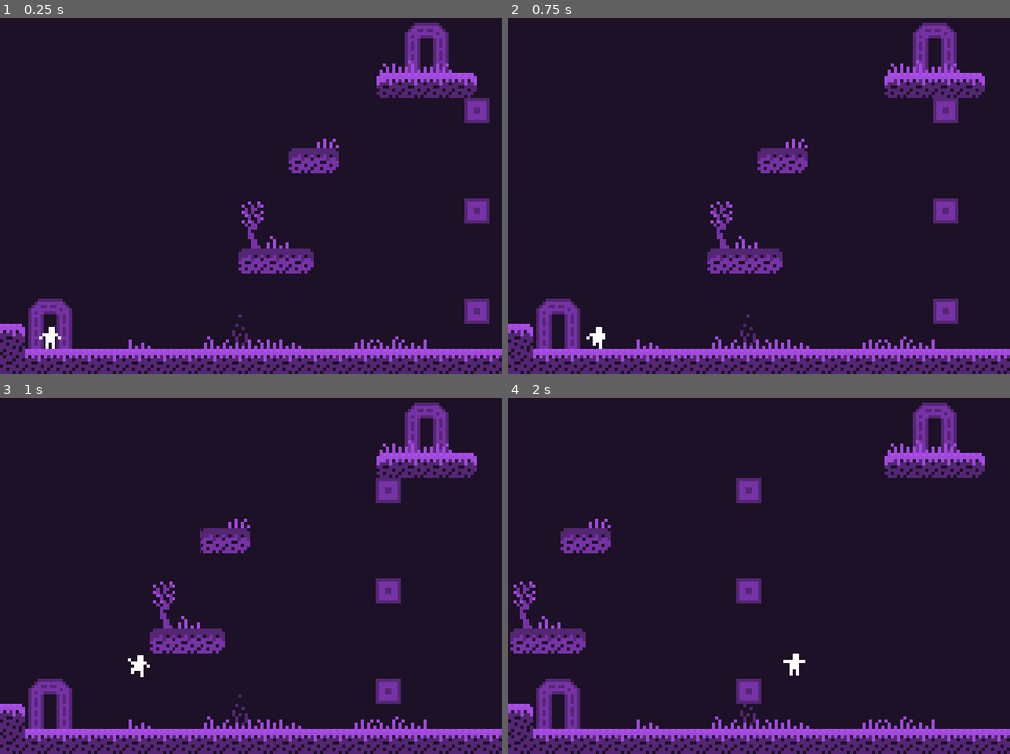
Above: before the commit, frames 1-4 (two rows, left to right).
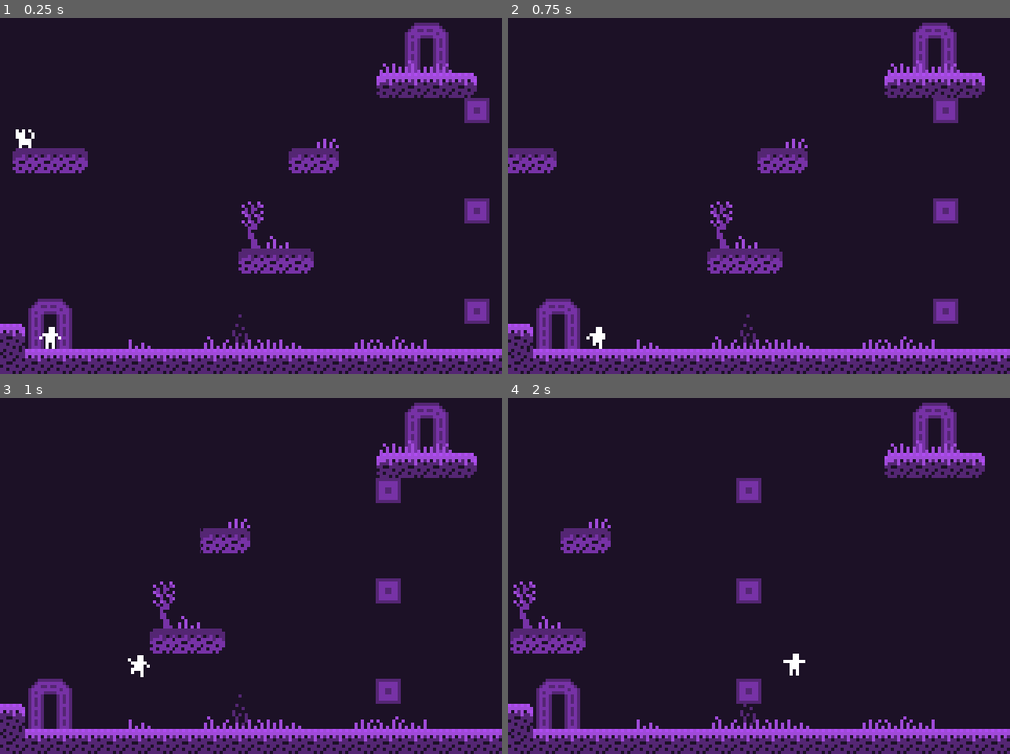
Above: after the commit, the same moments.

Repository: averyhiebert/gmtkjam2021
Game: Godot game, scene res://levels/main_levels/level4.tscn
The game is run twice, just before and just after one commit, with the same random seed, the same clock (stepped at 60 frames per second) and the same inputs. This scene is started directly instead of the project's main scene.
Inputs:
- Up to frame 1 (0.25 s): no input
- Up to frame 2 (0.75 s): tap Enter at 0.5 s; hold Right (ui_right) from 0.53 s (still down)
- Up to frame 3 (1 s): keep holding Right (ui_right); tap Up (ui_up) at 0.77 s
- Up to frame 4 (2 s): keep holding Right (ui_right); tap Up (ui_up) at 1.52 s

The runs differ from the first frame. In frame 1, 1.0% of the frame differs, in the area x 2-18%, y 31-44%; in frame 2, 0.6%; in frame 3, nothing differs; in frame 4, nothing differs.

Commit message:
Implement cats

Diff:
--- /dev/null
+++ b/level_components/Cat.gd
@@ -0,0 +1,21 @@
+extends AnimatedSprite
+
+
+export(String) var cat_name = ""
+
+var already_collected = false
+
+# Called when the node enters the scene tree for the first time.
+func _ready():
+	already_collected = (Global.cat_status[cat_name] != Global.statuses.NO)
+	if already_collected:
+		visible = false
+	$Area2D.connect("body_entered",self,"get_collected")
+
+func get_collected(body):
+	if already_collected:
+		return
+	already_collected = true
+	visible = false
+	$PickupSound.play()
+	Global.pickup(cat_name)
--- /dev/null
+++ b/level_components/Cat.tscn
@@ -0,0 +1,51 @@
+[gd_scene load_steps=10 format=2]
+
+[ext_resource path="res://assets/cat.png" type="Texture" id=1]
+[ext_resource path="res://level_components/Cat.gd" type="Script" id=2]
+[ext_resource path="res://assets/audio/pickup.wav" type="AudioStream" id=3]
+
+[sub_resource type="AtlasTexture" id=1]
+atlas = ExtResource( 1 )
+region = Rect2( 40, 0, 40, 40 )
+
+[sub_resource type="AtlasTexture" id=2]
+atlas = ExtResource( 1 )
+region = Rect2( 80, 0, 40, 40 )
+
+[sub_resource type="AtlasTexture" id=3]
+atlas = ExtResource( 1 )
+region = Rect2( 120, 0, 40, 40 )
+
+[sub_resource type="AtlasTexture" id=4]
+atlas = ExtResource( 1 )
+region = Rect2( 160, 0, 40, 40 )
+
+[sub_resource type="SpriteFrames" id=5]
+animations = [ {
+"frames": [ SubResource( 1 ), SubResource( 2 ), SubResource( 3 ), SubResource( 4 ) ],
+"loop": true,
+"name": "default",
+"speed": 5.0
+} ]
+
+[sub_resource type="RectangleShape2D" id=6]
+extents = Vector2( 10, 12 )
+
+[node name="Cat" type="AnimatedSprite"]
+position = Vector2( 4, 0 )
+frames = SubResource( 5 )
+frame = 3
+playing = true
+script = ExtResource( 2 )
+
+[node name="Area2D" type="Area2D" parent="."]
+position = Vector2( -4, 0 )
+collision_layer = 8
+
+[node name="CollisionShape2D" type="CollisionShape2D" parent="Area2D"]
+position = Vector2( 0, 4 )
+shape = SubResource( 6 )
+
+[node name="PickupSound" type="AudioStreamPlayer" parent="."]
+stream = ExtResource( 3 )
+volume_db = -20.0
--- /dev/null
+++ b/level_components/JumpingCat.gd
@@ -0,0 +1,20 @@
+extends AnimatedSprite
+
+const JUMP_PROB = 0.1
+
+var rng = RandomNumberGenerator.new()
+var timer = Timer.new()
+
+func _ready():
+	rng.randomize()
+	timer.connect("timeout",self,"random_animation")
+	timer.wait_time = rng.randf()*7
+	timer.one_shot = false
+	add_child(timer)
+	timer.start()
+
+func random_animation():
+	timer.wait_time = rng.randf()*7
+	play("jump")
+	yield(self,"animation_finished")
+	play("default")
--- /dev/null
+++ b/level_components/JumpingCat.tscn
@@ -0,0 +1,64 @@
+[gd_scene load_steps=14 format=2]
+
+[ext_resource path="res://assets/cat.png" type="Texture" id=1]
+[ext_resource path="res://level_components/JumpingCat.gd" type="Script" id=2]
+
+[sub_resource type="AtlasTexture" id=1]
+atlas = ExtResource( 1 )
+region = Rect2( 40, 0, 40, 40 )
+
+[sub_resource type="AtlasTexture" id=2]
+atlas = ExtResource( 1 )
+region = Rect2( 80, 0, 40, 40 )
+
+[sub_resource type="AtlasTexture" id=3]
+atlas = ExtResource( 1 )
+region = Rect2( 120, 0, 40, 40 )
+
+[sub_resource type="AtlasTexture" id=4]
+atlas = ExtResource( 1 )
+region = Rect2( 160, 0, 40, 40 )
+
+[sub_resource type="AtlasTexture" id=5]
+atlas = ExtResource( 1 )
+region = Rect2( 200, 0, 40, 40 )
+
+[sub_resource type="AtlasTexture" id=6]
+atlas = ExtResource( 1 )
+region = Rect2( 240, 0, 40, 40 )
+
+[sub_resource type="AtlasTexture" id=7]
+atlas = ExtResource( 1 )
+region = Rect2( 280, 0, 40, 40 )
+
+[sub_resource type="AtlasTexture" id=8]
+atlas = ExtResource( 1 )
+region = Rect2( 320, 0, 40, 40 )
+
+[sub_resource type="AtlasTexture" id=9]
+atlas = ExtResource( 1 )
+region = Rect2( 360, 0, 40, 40 )
+
+[sub_resource type="AtlasTexture" id=10]
+atlas = ExtResource( 1 )
+region = Rect2( 400, 0, 40, 40 )
+
+[sub_resource type="SpriteFrames" id=11]
+animations = [ {
+"frames": [ SubResource( 1 ), SubResource( 2 ), SubResource( 3 ), SubResource( 4 ) ],
+"loop": true,
+"name": "default",
+"speed": 5.0
+}, {
+"frames": [ SubResource( 5 ), SubResource( 6 ), SubResource( 7 ), SubResource( 8 ), SubResource( 9 ), SubResource( 10 ) ],
+"loop": false,
+"name": "jump",
+"speed": 8.0
+} ]
+
+[node name="JumpingCat" type="AnimatedSprite"]
+position = Vector2( 84, 52 )
+frames = SubResource( 11 )
+frame = 2
+playing = true
+script = ExtResource( 2 )
--- a/level_components/LevelExit.gd
+++ b/level_components/LevelExit.gd
@@ -13,6 +13,7 @@
 	yield(get_tree().create_timer(0.25), "timeout")
 	body.exit_level()
 	$ExitSound.play()
+	Global.lock_in_pickups()
 	# Wait 0.5 seconds before transitioning.
 	yield(get_tree().create_timer(delay), "timeout")
 	get_tree().change_scene_to(target)
--- a/level_components/global.gd
+++ b/level_components/global.gd
@@ -3,8 +3,19 @@
 
 var music_player
 
+enum statuses {NO,MAYBE,YES}
+var cat_status = {
+	"Alice":statuses.NO,
+	"Bob":statuses.NO,
+	"Charlie":statuses.NO,
+	"":statuses.YES,
+}
+
 # Called when the node enters the scene tree for the first time.
 func _ready():
+	start_sound()
+
+func start_sound():
 	music_player = AudioStreamPlayer.new()
 	music_player.stream = load("res://assets/audio/modified_crickets.wav")
 	music_player.volume_db = -80
@@ -15,8 +26,20 @@
 	add_child(tween)
 	tween.start()
 	music_player.play()
-	pass # Replace with function body.
 
+func pickup(cat):
+	if cat in cat_status and cat_status[cat] != statuses.YES:
+		cat_status[cat] = statuses.MAYBE
+
+func reset_pickups():
+	for cat in cat_status:
+		if cat_status[cat] == statuses.MAYBE:
+			cat_status[cat] = statuses.NO
+
+func lock_in_pickups():
+	for cat in cat_status.keys():
+		if cat_status[cat] == statuses.MAYBE:
+			cat_status[cat] = statuses.YES
 
 # Called every frame. 'delta' is the elapsed time since the previous frame.
 #func _process(delta):
--- a/level_components/player_sprite.gd
+++ b/level_components/player_sprite.gd
@@ -129,6 +129,7 @@
 	do_physics = not disable_physics
 	$AnimatedSprite.play("death")
 	$DeathSound.play()
+	Global.reset_pickups()
 	yield(get_tree().create_timer(0.5), "timeout")
 	get_tree().reload_current_scene()
 
--- /dev/null
+++ b/levels/end_card.gd
@@ -0,0 +1,10 @@
+extends Node2D
+
+
+func _ready():
+	if Global.cat_status["Alice"] == Global.statuses.YES:
+		$Alice.visible = true
+	if Global.cat_status["Bob"] == Global.statuses.YES:
+		$Bob.visible = true
+	if Global.cat_status["Charlie"] == Global.statuses.YES:
+		$Charlie.visible = true
--- a/levels/end_card.tscn
+++ b/levels/end_card.tscn
@@ -1,10 +1,13 @@
-[gd_scene load_steps=4 format=2]
+[gd_scene load_steps=6 format=2]
 
 [ext_resource path="res://level_components/StandardTilemap.tscn" type="PackedScene" id=1]
 [ext_resource path="res://level_components/BackgroundRect.tscn" type="PackedScene" id=2]
 [ext_resource path="res://level_components/player_animation.tres" type="SpriteFrames" id=3]
+[ext_resource path="res://levels/end_card.gd" type="Script" id=4]
+[ext_resource path="res://level_components/JumpingCat.tscn" type="PackedScene" id=5]
 
 [node name="Node2D" type="Node2D"]
+script = ExtResource( 4 )
 
 [node name="ColorRect" parent="." instance=ExtResource( 2 )]
 
@@ -15,3 +18,19 @@
 position = Vector2( 288, 176 )
 frames = ExtResource( 3 )
 animation = "standing"
+
+[node name="Alice" parent="." instance=ExtResource( 5 )]
+visible = false
+position = Vector2( 164, 240 )
+frame = 1
+flip_h = true
+
+[node name="Bob" parent="." instance=ExtResource( 5 )]
+visible = false
+position = Vector2( 436, 176 )
+frame = 0
+
+[node name="Charlie" parent="." instance=ExtResource( 5 )]
+visible = false
+position = Vector2( 336, 176 )
+frame = 3
--- a/levels/main_levels/level10.tscn
+++ b/levels/main_levels/level10.tscn
@@ -9,6 +9,7 @@
 [ext_resource path="res://level_components/DeathZone.tscn" type="PackedScene" id=7]
 [ext_resource path="res://level_components/LevelExit.tscn" type="PackedScene" id=8]
 [ext_resource path="res://levels/end_card.tscn" type="PackedScene" id=9]
+[ext_resource path="res://level_components/Cat.tscn" type="PackedScene" id=10]
 
 [sub_resource type="RectangleShape2D" id=1]
 extents = Vector2( 402, 186 )
@@ -58,6 +59,11 @@
 [node name="CollisionPolygon2D6" type="CollisionPolygon2D" parent="MovingPlatform/DeathZone"]
 polygon = PoolVector2Array( -112, -280, -96, -280, -80, -280, -80, -272, -112, -272 )
 
+[node name="Cat" parent="MovingPlatform/DeathZone" instance=ExtResource( 10 )]
+position = Vector2( -60, -224 )
+frame = 1
+cat_name = "Alice"
+
 [node name="MovingPlatform2" type="Node2D" parent="."]
 position = Vector2( 496, 304 )
 script = ExtResource( 5 )
@@ -80,7 +86,7 @@
 [node name="LevelExit" parent="MovingPlatform2" instance=ExtResource( 8 )]
 position = Vector2( 48, -304 )
 target = ExtResource( 9 )
-delay = 2.0
+delay = 0.7
 
 [node name="KinematicBody2D" parent="." instance=ExtResource( 3 )]
 position = Vector2( 64, 432 )
--- a/levels/main_levels/level4.tscn
+++ b/levels/main_levels/level4.tscn
@@ -8,6 +8,7 @@
 [ext_resource path="res://level_components/BackgroundRect.tscn" type="PackedScene" id=6]
 [ext_resource path="res://level_components/PlatformTilemap.tscn" type="PackedScene" id=7]
 [ext_resource path="res://levels/main_levels/level5.tscn" type="PackedScene" id=8]
+[ext_resource path="res://level_components/Cat.tscn" type="PackedScene" id=9]
 
 [node name="Node2D" type="Node2D"]
 
@@ -24,8 +25,13 @@
 script = ExtResource( 2 )
 a = -1.0
 
+[node name="Cat" parent="MovingPlatform" instance=ExtResource( 9 )]
+position = Vector2( -572, -192 )
+frame = 0
+cat_name = "Bob"
+
 [node name="PlatformTilemap" parent="MovingPlatform" instance=ExtResource( 7 )]
-tile_data = PoolIntArray( -458752, 5, 0, -327686, 6, 0, -262151, 2, 196608, -262150, 2, 196610, -131081, 4, 2, -196608, 5, 0, -65544, 6, 65536, -9, 2, 196608, -8, 2, 196609, -7, 2, 196610, 65536, 5, 0 )
+tile_data = PoolIntArray( -458752, 5, 0, -327686, 6, 0, -262162, 2, 196608, -262161, 2, 196609, -262160, 2, 196610, -262151, 2, 196608, -262150, 2, 196610, -131081, 4, 2, -196608, 5, 0, -65544, 6, 65536, -9, 2, 196608, -8, 2, 196609, -7, 2, 196610, 65536, 5, 0 )
 
 [node name="KinematicBody2D" parent="." instance=ExtResource( 5 )]
 position = Vector2( 64, 432 )
--- a/levels/main_levels/level5.tscn
+++ b/levels/main_levels/level5.tscn
@@ -67,6 +67,6 @@
 [node name="LevelExit" parent="." instance=ExtResource( 8 )]
 position = Vector2( 576, 64 )
 target = ExtResource( 9 )
+[connection signal="moved" from="KinematicBody2D" to="MovingPlatform3" method="_on_KinematicBody2D_moved"]
+[connection signal="moved" from="KinematicBody2D" to="MovingPlatform" method="_on_KinematicBody2D_moved"]
 [connection signal="moved" from="KinematicBody2D" to="MovingPlatform2" method="_on_KinematicBody2D_moved"]
-[connection signal="moved" from="KinematicBody2D" to="MovingPlatform" method="_on_KinematicBody2D_moved"]
-[connection signal="moved" from="KinematicBody2D" to="MovingPlatform3" method="_on_KinematicBody2D_moved"]
--- a/levels/main_levels/level7.tscn
+++ b/levels/main_levels/level7.tscn
@@ -9,6 +9,7 @@
 [ext_resource path="res://level_components/PlatformTilemap.tscn" type="PackedScene" id=7]
 [ext_resource path="res://level_components/LevelExit.tscn" type="PackedScene" id=8]
 [ext_resource path="res://levels/main_levels/level8.tscn" type="PackedScene" id=9]
+[ext_resource path="res://level_components/Cat.tscn" type="PackedScene" id=10]
 
 [sub_resource type="RectangleShape2D" id=1]
 extents = Vector2( 448, 14 )
@@ -52,6 +53,11 @@
 [node name="CollisionPolygon2D3" type="CollisionPolygon2D" parent="MovingPlatform/DeathZone"]
 polygon = PoolVector2Array( 48, 192, 48, 224, 40, 224, 40, 192 )
 
+[node name="Cat" parent="MovingPlatform" instance=ExtResource( 10 )]
+position = Vector2( -222, -146 )
+frame = 3
+cat_name = "Charlie"
+
 [node name="LevelExit" parent="." instance=ExtResource( 8 )]
 position = Vector2( 608, 32 )
 target = ExtResource( 9 )
Binary file added: assets/cat.aseprite
Binary file added: assets/cat.png
Not shown, added: assets/cat.png.import
Not shown: 1 places in levels/main_levels/level10.tscn that only renumber resources
Not shown: 1 places in levels/main_levels/level3.tscn that only renumber resources
Not shown: 1 places in levels/main_levels/level4.tscn that only renumber resources
Not shown: 1 places in levels/main_levels/level7.tscn that only renumber resources
Not shown, changed: assets/audio/crickets.aiff
